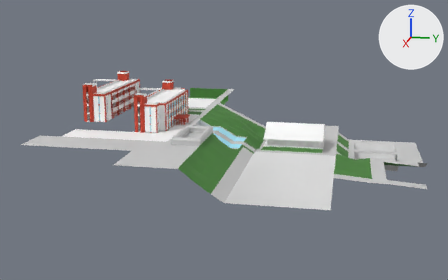
A saved change to the FBX model Assets/Models/map.fbx.
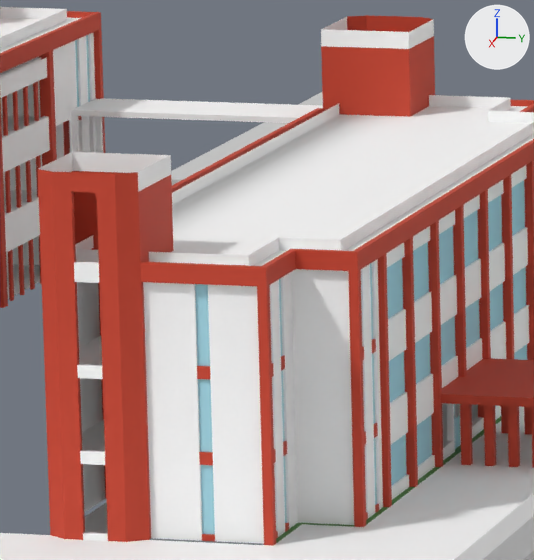
There are two pictures of each version: one whole from a 50 mm lens placed at (5767.0, 1469.0, 1294.0), pointed at (-224.0, 271.0, -204.0), one close up on the part from 29% to 41% of the width and 28% to 48% of the height. Arrows for +X, +Y and +Z are at upper right; the lights stay in place. Where no turn or scale is listed for an object, it has been applied to the vertices. Vertices at the same position are counted once.

Script lines for the objects in view, before the commit:
```python
me_walls_000 = bpy.data.meshes.new('walls.000')
me_walls_000.from_pydata(...)  # 2147 vertices, 1336 faces; spans x -552.0..462.0, y -714.0..-167.0, z 0.0..345.0
# faces by material slot: [418, 889, 13, 16]
me_walls_000.materials.append(mat_white)  # white #ffffff
me_walls_000.materials.append(mat_bricks)  # red #c73f26
me_walls_000.materials.append(mat_terrain)  # green #488539
me_walls_000.materials.append(mat_stairs)  # white #e7e7e7
me_walls_002 = bpy.data.meshes.new('walls.002')
me_walls_002.from_pydata(...)  # 48 vertices, 19 faces; spans x -528.0..438.0, y -426.0..-228.0, z 0.0..162.0
me_walls_002.materials.append(mat_white)  # white #ffffff
me_walls_012 = bpy.data.meshes.new('walls.012')
me_walls_012.from_pydata(...)  # 2426 vertices, 1933 faces; spans x -552.0..462.0, y -714.0..-48.0, z 0.0..345.0
# faces by material slot: [661, 1220, 36, 16]
me_walls_012.materials.append(mat_white)  # white #ffffff
me_walls_012.materials.append(mat_bricks)  # red #c73f26
me_walls_012.materials.append(mat_terrain)  # green #488539
me_walls_012.materials.append(mat_stairs)  # white #e7e7e7
ob_school_ba_walls = bpy.data.objects.new('school_ba_walls', me_walls_012)
ob_school_ba_walls.location = (0.0, 0.0, 0.0)
ob_school_bb_ground = bpy.data.objects.new('school_bb_ground', me_walls_002)
ob_school_bb_ground.location = (0.0, -492.0, 81.0)
ob_school_bb_walls = bpy.data.objects.new('school_bb_walls', me_walls_000)
ob_school_bb_walls.location = (0.0, -492.0, 81.0)
# also in view: 'walkroad' at (-312.0, 504.0, -189.0); 'school_ba_glass' at (-45.0, -226.0, 124.0); 'school_ba_ground' at (-45.0, -297.0, 81.0)
```
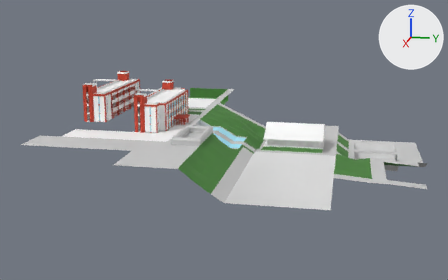
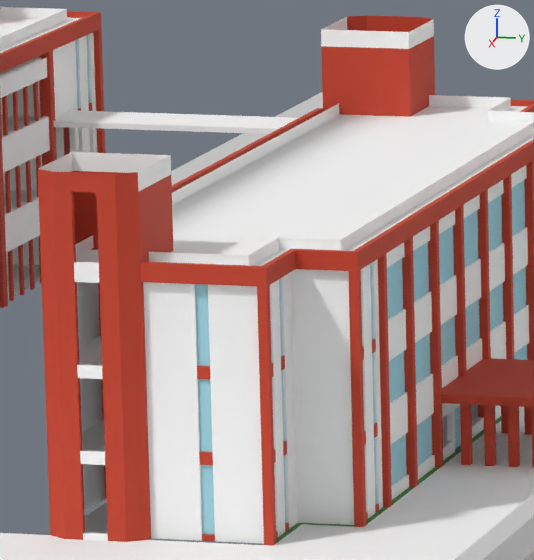
Where the change shows, as pixel boxes (x1, y1, x2, y2) in the close-ups (534 x 560 px; the box of a moved part takes in the faces that stretch with it):
part 1 of me_walls_012, moved or reshaped: before (73, 98, 323, 185); after (53, 110, 298, 152)
part 2 of me_walls_012, built on: before (447, 403, 455, 441); after (442, 403, 460, 441)

What the commit changed:
me_walls_012 is used by ob_school_ba_walls; location (0.0, 0.0, 0.0).
me_walls_012 had 2426 vertices, 1933 faces and spanned x -552.0..462.0, y -714.0..-48.0, z 0.0..345.0.
me_walls_012 now has 2436 vertices, 1930 faces and spans x -552.0..462.0, y -714.0..-48.0, z 0.0..345.0.
me_walls_012 part 1: 14 vertices moved from x -534.0..-456.0, y -714.0..-426.0, z 153.0..249.0 to x -444.0..-377.0, y -714.0..-426.0, z 153.0..249.0; 25 vertices removed from x -534.0..-456.0, y -714.0..-426.0, z 153.0..249.0; 19 vertices added at x -444.0..-377.0, y -714.0..-426.0, z 153.0..249.0.
me_walls_012 part 2: 4 vertices removed from x -27.0..27.0, y -162.0, z 54.0; 20 vertices added at x -86.0..85.0, y -168.0..-162.0, z 42.0..63.0.
